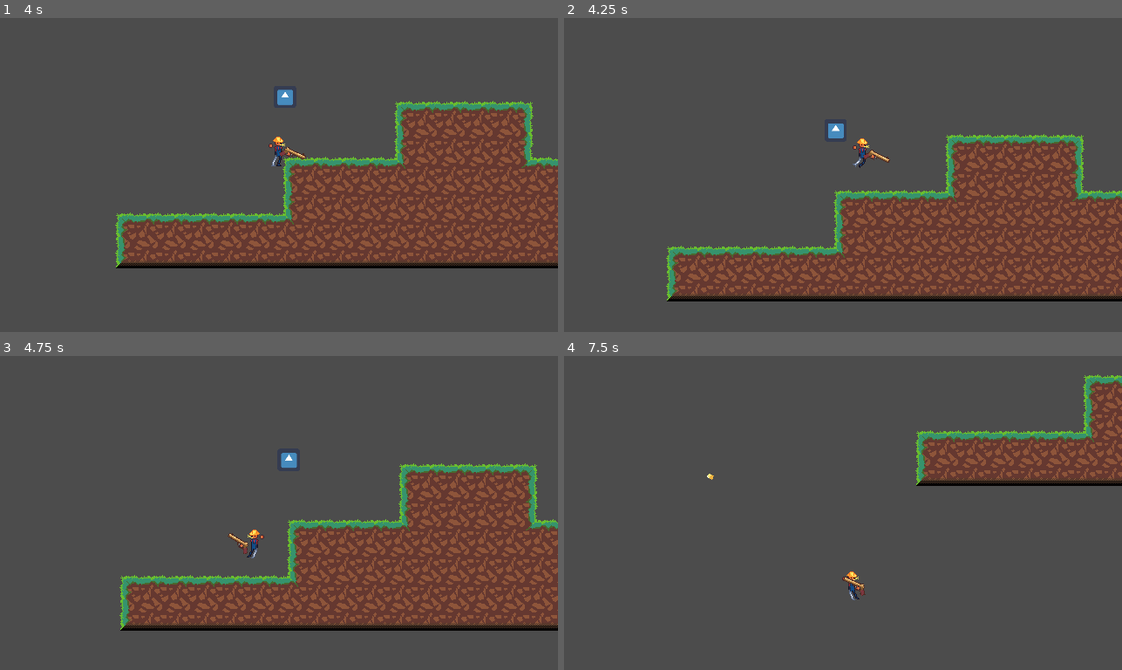
Above: before the commit, frames 1-4 (two rows, left to right).
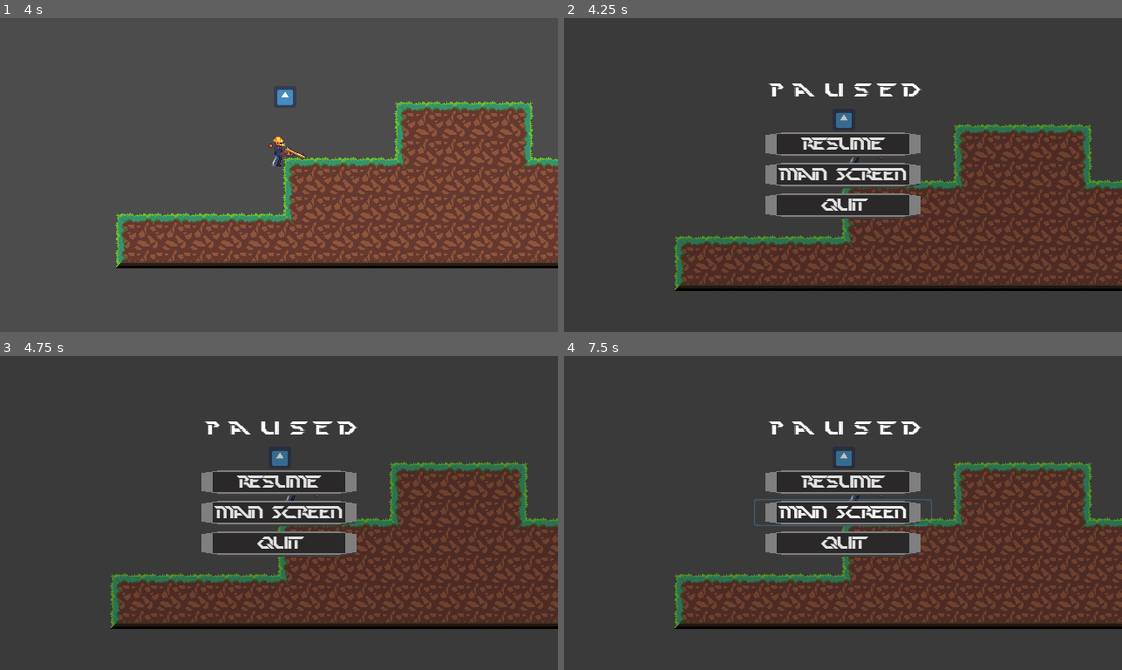
Above: after the commit, the same moments.

Repository: JamesDSource/Cyber-Gunslinger
Game: Godot game, scene res://Game/Game.tscn
Two runs of this game, one before a commit and one after it. Both use one fixed random seed, a clock stepped at 60 frames per second and the inputs below. The project has no main scene, so this scene is started directly. The engine's default icon, where the game draws it, is replaced by a stand-in: a white triangle on a blue panel in a dark square.
Inputs (mouse positions are in pixels of both pictures, inside the frame that each line leads up to):
- Up to frame 1 (4 s): tap Enter at 0.5 s; move the mouse to (401, 159) at 0.52 s; hold Right (Right) 0.53-2.03 s; click (401, 159) at 0.6 s; tap W (Jump) at 0.77, 1.52, 3.02, 3.77 s; move the mouse to (167, 190) at 1.27 s; click (167, 190) at 1.35 s; move the mouse to (334, 105) at 2.02 s; hold Left (Left) 2.03-2.78 s; click (334, 105) at 2.1 s; move the mouse to (251, 237) at 2.77 s; hold Right (Right) from 2.78 s (still down); click (251, 237) at 2.85 s; move the mouse to (446, 222) at 3.52 s; click (446, 222) at 3.6 s
- Up to frame 2 (4.25 s): keep holding Right (Right); tap Escape (Pause, bound only after the commit) at 4.15 s
- Up to frame 3 (4.75 s): move the mouse to (111, 465) at 4.27 s; release Right (Right) at 4.28 s; hold Left (Left) from 4.28 s (still down); click (111, 465) at 4.35 s; tap W (Jump) at 4.52 s
- Up to frame 4 (7.5 s): move the mouse to (870, 513) at 5.02 s; release Left (Left) at 5.03 s; hold Right (Right) 5.03-5.78 s; click (870, 513) at 5.1 s; move the mouse to (759, 434) at 5.77 s; hold Left (Left) 5.78-7.28 s; click (759, 434) at 5.85 s; tap W (Jump) at 6.02, 6.77 s; move the mouse to (965, 497) at 6.52 s; click (965, 497) at 6.6 s; move the mouse to (731, 528) at 7.27 s; hold Right (Right) from 7.28 s (still down); click (731, 528) at 7.35 s

Frame 1 is identical in both runs. In frame 2, 22% of the frame differs, in the area x 18-100%, y 20-91%; in frame 3, 19%; in frame 4, 38%, in the area x 19-100%, y 5-87%.

Commit message:
pause button

Diff:
--- a/Pause/Pause.tscn
+++ b/Pause/Pause.tscn
@@ -1,12 +1,14 @@
-[gd_scene load_steps=3 format=2]
+[gd_scene load_steps=4 format=2]
 
 [ext_resource path="res://Pause/Pause.gd" type="Script" id=1]
 [ext_resource path="res://Pause/pdark.tres" type="DynamicFont" id=2]
+[ext_resource path="res://Pause/theme.tres" type="Theme" id=3]
 
 [node name="Pause" type="Control"]
 pause_mode = 2
 anchor_right = 1.0
 anchor_bottom = 1.0
+theme = ExtResource( 3 )
 script = ExtResource( 1 )
 __meta__ = {
 "_edit_use_anchors_": false
@@ -23,9 +25,9 @@
 [node name="Pause" type="Label" parent="BlackOverlay"]
 anchor_left = 0.5
 anchor_right = 0.5
-margin_left = -75.0
+margin_left = -88.0
 margin_top = 57.0
-margin_right = 27.0
+margin_right = 66.0
 margin_bottom = 105.0
 rect_scale = Vector2( 1.2, 1.1 )
 custom_fonts/font = ExtResource( 2 )
@@ -39,37 +41,34 @@
 [node name="CenterContainer" type="CenterContainer" parent="BlackOverlay"]
 anchor_right = 1.0
 anchor_bottom = 1.0
-margin_top = 1.0
-margin_bottom = 1.0
 __meta__ = {
 "_edit_use_anchors_": false
 }
 
 [node name="VBoxContainer" type="VBoxContainer" parent="BlackOverlay/CenterContainer"]
-margin_left = 238.0
-margin_top = 135.0
-margin_right = 401.0
-margin_bottom = 235.0
+margin_left = 214.0
+margin_top = 129.0
+margin_right = 425.0
+margin_bottom = 230.0
 alignment = 1
 
 [node name="Resume" type="Button" parent="BlackOverlay/CenterContainer/VBoxContainer"]
-margin_top = 5.0
-margin_right = 163.0
-margin_bottom = 32.0
+margin_right = 211.0
+margin_bottom = 31.0
 custom_fonts/font = ExtResource( 2 )
 text = "Resume"
 
 [node name="MainScreen" type="Button" parent="BlackOverlay/CenterContainer/VBoxContainer"]
-margin_top = 36.0
-margin_right = 163.0
-margin_bottom = 63.0
+margin_top = 35.0
+margin_right = 211.0
+margin_bottom = 66.0
 custom_fonts/font = ExtResource( 2 )
 text = "Main Screen"
 
 [node name="Quit" type="Button" parent="BlackOverlay/CenterContainer/VBoxContainer"]
-margin_top = 67.0
-margin_right = 163.0
-margin_bottom = 94.0
+margin_top = 70.0
+margin_right = 211.0
+margin_bottom = 101.0
 custom_fonts/font = ExtResource( 2 )
 text = "Quit"
 [connection signal="pressed" from="BlackOverlay/CenterContainer/VBoxContainer/Resume" to="." method="_on_Resume_pressed"]
--- /dev/null
+++ b/Pause/buttonTexture.tres
@@ -0,0 +1,11 @@
+[gd_resource type="StyleBoxTexture" load_steps=2 format=2]
+
+[ext_resource path="res://Pause/Button.png" type="Texture" id=1]
+
+[resource]
+content_margin_left = 30.0
+content_margin_right = 30.0
+content_margin_top = 5.0
+content_margin_bottom = 5.0
+texture = ExtResource( 1 )
+region_rect = Rect2( 0, 0, 512, 512 )
--- /dev/null
+++ b/Pause/theme.tres
@@ -0,0 +1,18 @@
+[gd_resource type="Theme" load_steps=3 format=2]
+
+[ext_resource path="res://Pause/pdark.tres" type="DynamicFont" id=1]
+[ext_resource path="res://Pause/buttonTexture.tres" type="StyleBox" id=2]
+
+[resource]
+default_font = ExtResource( 1 )
+Button/colors/font_color = Color( 0.88, 0.88, 0.88, 1 )
+Button/colors/font_color_disabled = Color( 0.9, 0.9, 0.9, 0.2 )
+Button/colors/font_color_hover = Color( 0.94, 0.94, 0.94, 1 )
+Button/colors/font_color_pressed = Color( 1, 1, 1, 1 )
+Button/constants/hseparation = 2
+Button/fonts/font = null
+Button/styles/disabled = null
+Button/styles/focus = null
+Button/styles/hover = null
+Button/styles/normal = ExtResource( 2 )
+Button/styles/pressed = null
--- a/project.godot
+++ b/project.godot
@@ -74,6 +74,12 @@
 "events": [ Object(InputEventMouseButton,"resource_local_to_scene":false,"resource_name":"","device":0,"alt":false,"shi …(212 unchanged characters)…
  ]
 }
+Pause={
+"deadzone": 0.5,
+"events": [ Object(InputEventKey,"resource_local_to_scene":false,"resource_name":"","device":0,"alt":false,"shift":false,"control":false,"meta":false,"command":false,"pressed":false,"scancode":16777217,"unicode":0,"echo":false,"script":null)
+, Object(InputEventKey,"resource_local_to_scene":false,"resource_name":"","device":0,"alt":false,"shift":false,"control":false,"meta":false,"command":false,"pressed":false,"scancode":80,"unicode":0,"echo":false,"script":null)
+ ]
+}
 
 [rendering]
 
Binary file added: Pause/Button.png
Not shown, added: Pause/Button.png.import
